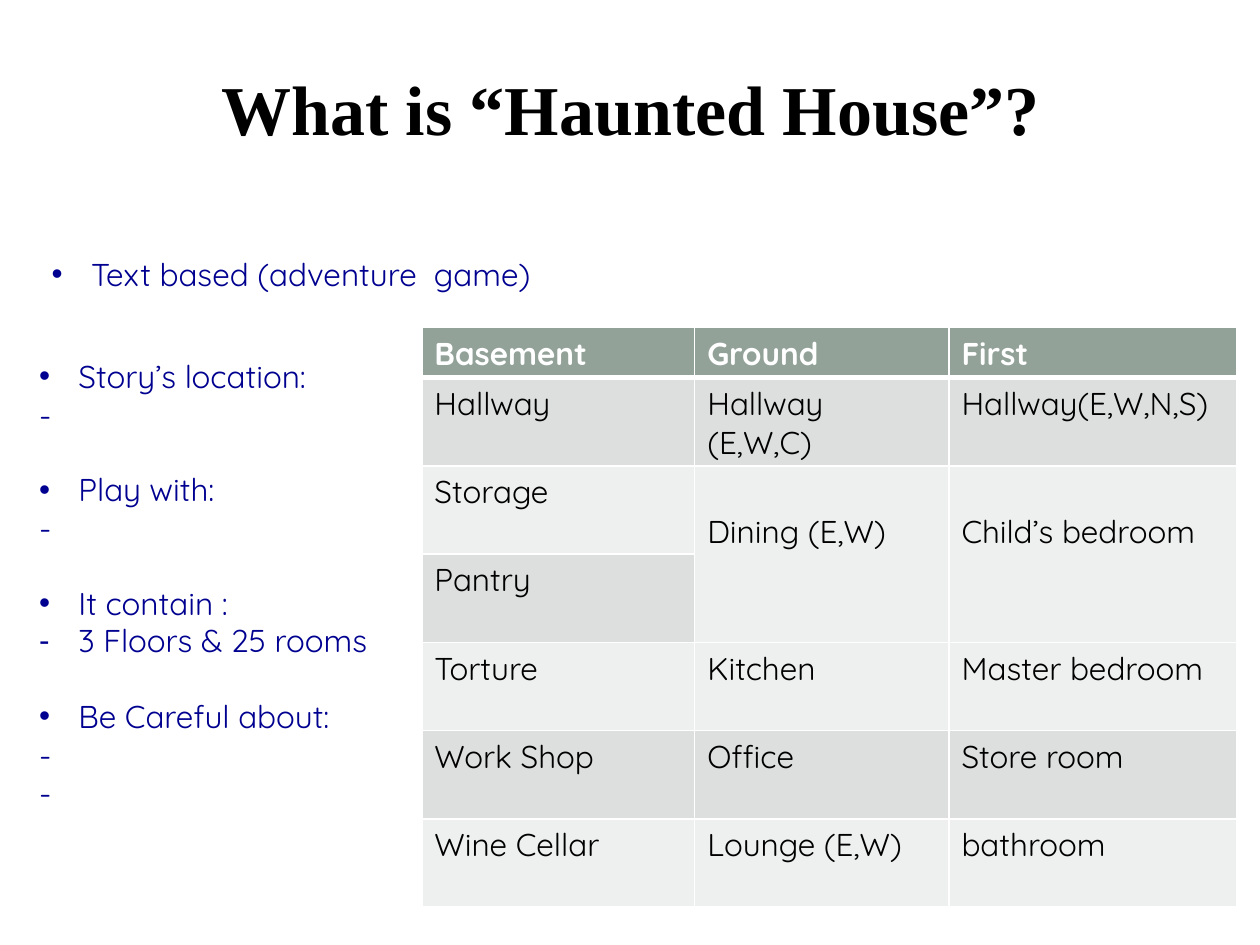
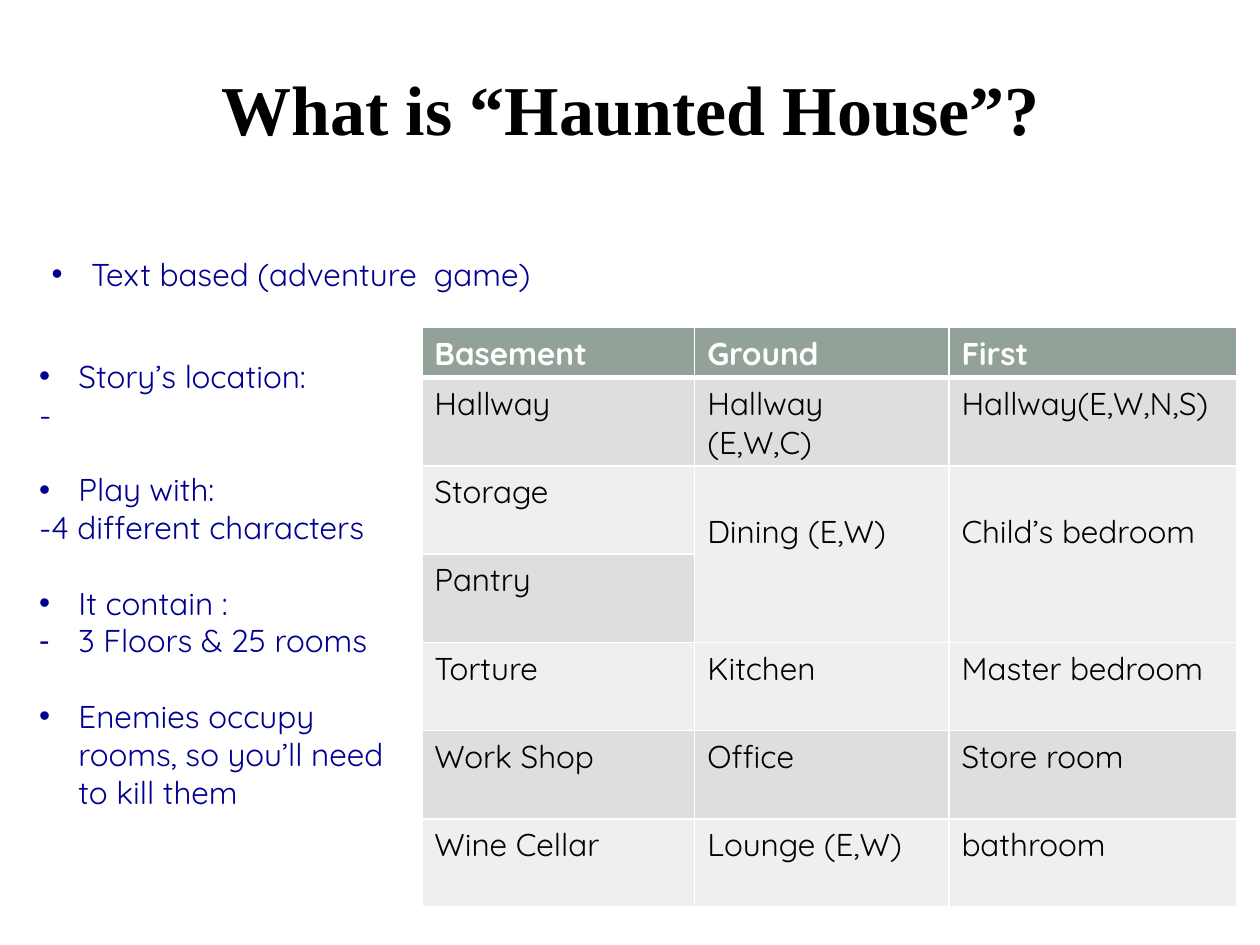
Before and after one commit to BlazeAxtrius/CM1101-Final-Game-Team09, a slide deck: slide 3 of GAME/Game-Plan-Haunted-House.pptx. Drawn at 1260x945 pixels with LibreOffice and Linux fonts; fonts in the diff are those of the drawing; background and template pictures are left out. Boxes give left, top, right and bottom in pixels: in the first picture for what was removed or moved away, otherwise in the second. Text is boxed around its words. In the diff, an @@ line names an element or a change of style, - is before the commit and + after.

```diff
--- a/GAME/Game-Plan-Haunted-House.pptx
+++ b/GAME/Game-Plan-Haunted-House.pptx
@@ text at box(39, 506, 364, 540): text changed @@
--
+-4 different characters
@@ text at box(78, 706, 383, 805): text changed @@
-• Be Careful about:
--
--
+• Enemies occupy rooms, so you’ll need to kill them
```
Also in this commit, not shown: 6 other slides changed, 1 other file.
